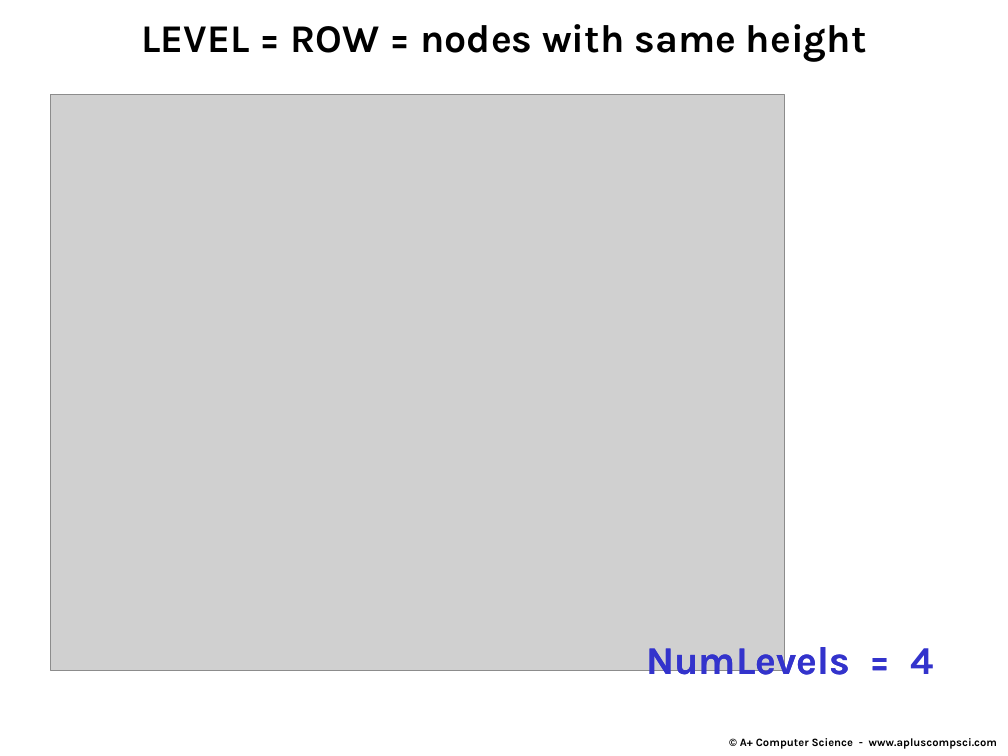
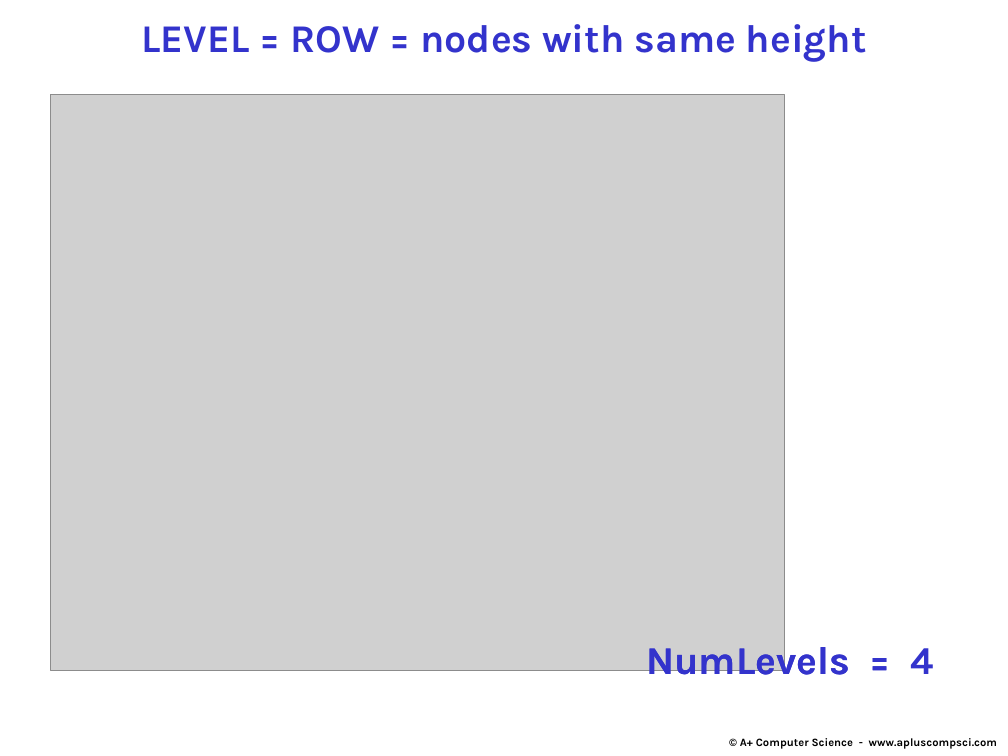
Before and after one commit to Cy-FairCS/cs3, a slide deck: slide 11 of u08a_bTrees/notes/_a - Classifying binary trees and Tree Traversal.pptx (slide 10 before the commit). Drawn at 1008x756 pixels with LibreOffice and Linux fonts; fonts in the diff are those of the drawing; grey boxes stand for pictures. Boxes give left, top, right and bottom in pixels: in the first picture for what was removed or moved away, otherwise in the second. Text is boxed around its words. In the diff, an @@ line names an element or a change of style, - is before the commit and + after.

```diff
--- a/u08a_bTrees/notes/_a - Classifying binary trees and Tree Traversal.pptx
+++ b/u08a_bTrees/notes/_a - Classifying binary trees and Tree Traversal.pptx
@@ text "LEVEL = ROW = nodes ..." at box(142, 24, 867, 62): text colour #000000 to #3333CC @@
```
Also in this commit, not shown: 1 slide added, 2 other files.
